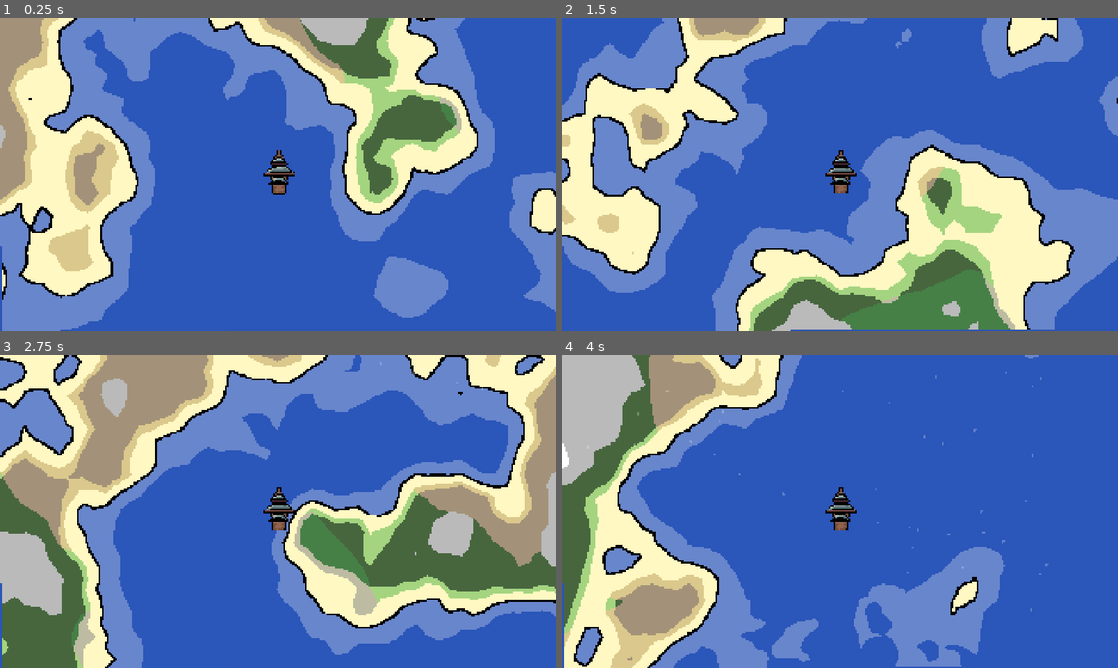
Above: before the commit, frames 1-4 (two rows, left to right).
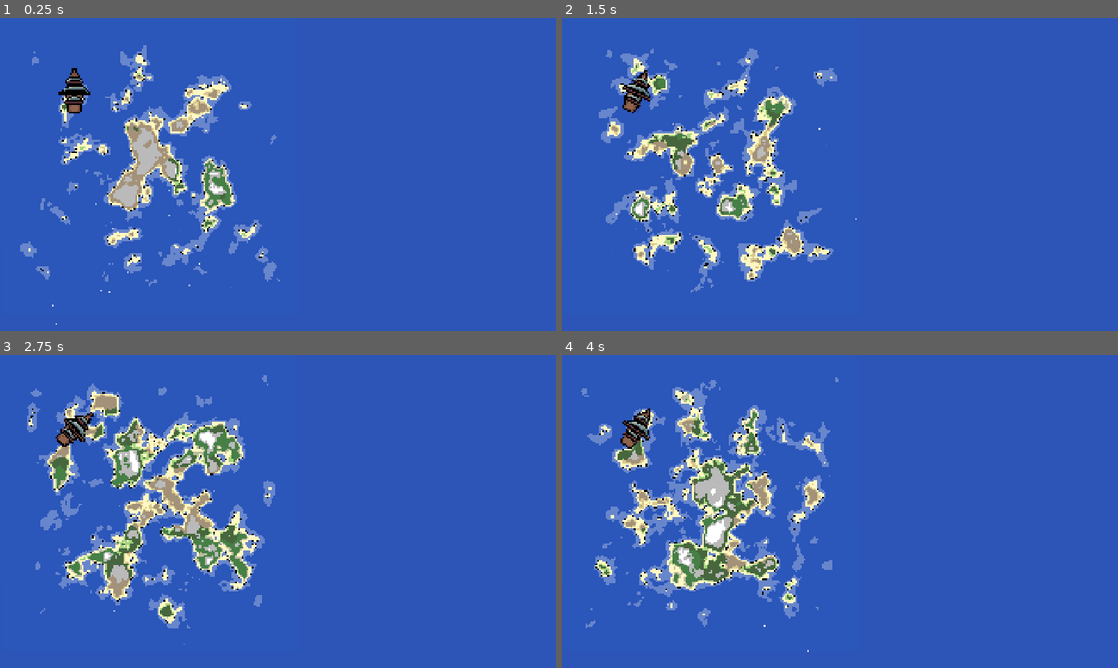
Above: after the commit, the same moments.

Repository: jhaakma/island-generator
Game: Godot game, scene res://Scenes/Main/Main.tscn
The game is run twice, just before and just after one commit, with the same random seed, the same clock (stepped at 60 frames per second) and the same inputs.
Inputs (mouse positions are in pixels of both pictures, inside the frame that each line leads up to):
- Up to frame 1 (0.25 s): no input
- Up to frame 2 (1.5 s): tap Enter (ui_accept) at 0.5, 0.77 s; move the mouse to (962, 158) at 0.52 s; hold D (turn_right) 0.53-1.25 s; tap Mouse wheel down (scroll_down) at 0.6 s; click (962, 158) at 0.67 s; drag from (728, 190) to (812, 237) at 1.27 s
- Up to frame 3 (2.75 s): tap Enter (ui_accept) at 2 s; move the mouse to (333, 442) at 2.02 s; hold D (turn_right) from 2.03 s (still down); hold Shift from 2.03 s (still down)
- Up to frame 4 (4 s): release D (turn_right) at 2.75 s; release Shift at 2.75 s; drag from (812, 574) to (673, 464) at 2.77 s; tap Enter (ui_accept) at 3.5, 3.77 s; move the mouse to (1006, 558) at 3.52 s; hold A (turn_left) from 3.53 s (still down); tap Z at 3.6 s

The runs differ from the first frame. In frame 1, 55% of the frame differs, in the area x 0-100%, y 0-100%; in frame 2, 59%; in frame 3, 71%; in frame 4, 42%.

Commit message:
Fix wind

Diff:
--- /dev/null
+++ b/Components/Wind/Wind.gdshader
@@ -0,0 +1,16 @@
+shader_type particles;
+
+uniform float distortion = 0.05;
+uniform float speed = 2.0;
+
+void fragment() {
+    // Extract screen-space position from the transform matrix
+    vec2 ppos = TRANSFORM[3].xy;
+
+    float t = TIME * speed;
+    float wave = sin(ppos.x * 0.05 + t) * distortion;
+    float swirl = cos(ppos.y * 0.03 + t * 0.7) * distortion * 0.5;
+
+    vec2 d_uv = UV + vec2(wave, swirl);
+    COLOR = texture(TEXTURE, d_uv); // fragment output
+}
--- a/Components/Wind/Wind.tscn
+++ b/Components/Wind/Wind.tscn
@@ -1,49 +1,58 @@
-[gd_scene load_steps=7 format=3 uid="uid://br0bdiafokh6e"]
+[gd_scene load_steps=8 format=3 uid="uid://br0bdiafokh6e"]
 
 [ext_resource type="Script" uid="uid://dmm2iha3xy8mb" path="res://Components/Wind/wind.gd" id="1_xpemg"]
+[ext_resource type="Texture2D" uid="uid://7bo65wgc6114" path="res://Assets/GiantLightStudios - SimpleShapes/triangle_64.png" id="2_n6rfu"]
 
 [sub_resource type="Curve" id="Curve_n6rfu"]
 _data = [Vector2(0, 0), 0.0, 0.0, 0, 0, Vector2(0.505774, 0.491652), -0.581929, -0.581929, 0, 0, Vector2(1, 1), 0.0, 0.0, 0, 0]
 point_count = 3
 
 [sub_resource type="Curve" id="Curve_xpemg"]
-_data = [Vector2(0, 0), 0.0, 0.0, 0, 0, Vector2(0.25866, 0.939097), 0.891509, 0.891509, 0, 0, Vector2(0.491917, 1), 0.0, 0.0, 0, 0, Vector2(0.741339, 0.965729), -0.566775, -0.566775, 0, 0, Vector2(1, 0), 0.0, 0.0, 0, 0]
+_data = [Vector2(0, 0), 0.0, 0.0, 0, 0, Vector2(0.25866, 0.778535), 0.891509, 0.891509, 0, 0, Vector2(0.491917, 1), 0.0, 0.0, 0, 0, Vector2(0.743649, 0.739779), -0.566775, -0.566775, 0, 0, Vector2(1, 0), 0.0, 0.0, 0, 0]
 point_count = 5
 
-[sub_resource type="Gradient" id="Gradient_n6rfu"]
-offsets = PackedFloat32Array(0)
-colors = PackedColorArray(1, 1, 1, 0.25098)
+[sub_resource type="Curve" id="Curve_0is36"]
+_data = [Vector2(0, 0), 0.0, 0.0, 0, 0, Vector2(0.354331, 0.887475), 0.0, 0.0, 0, 0, Vector2(1, 0), 0.0, 0.0, 0, 0]
+point_count = 3
 
-[sub_resource type="GradientTexture1D" id="GradientTexture1D_0is36"]
-gradient = SubResource("Gradient_n6rfu")
-width = 1
+[sub_resource type="CurveTexture" id="CurveTexture_egpio"]
+curve = SubResource("Curve_0is36")
 
 [sub_resource type="ParticleProcessMaterial" id="ParticleProcessMaterial_egpio"]
 particle_flag_disable_z = true
-emission_shape_scale = Vector3(176.765, 0, 1)
 emission_shape = 3
-emission_box_extents = Vector3(1, 1, 1)
+emission_box_extents = Vector3(400, 400, 1)
+angle_min = 1.07288e-05
+angle_max = 563.6
 direction = Vector3(0, 1, 0)
 spread = 7.678
-initial_velocity_min = 50.12
-initial_velocity_max = 116.26
+initial_velocity_min = 326.42
+initial_velocity_max = 326.42
+angular_velocity_min = -443.34
+angular_velocity_max = 429.6
 gravity = Vector3(0, 0, 0)
-scale_min = 0.2
+scale_min = 0.01
+scale_max = 0.02
+alpha_curve = SubResource("CurveTexture_egpio")
+turbulence_noise_strength = 0.0
+turbulence_noise_scale = 1.275
 
 [node name="Wind" type="Node2D"]
 script = ExtResource("1_xpemg")
 min_wind_speed = 40.0
 wind_speed_curve = SubResource("Curve_n6rfu")
-min_rotation_wait_seconds = 5.0
+max_rotation_degrees_per_second = 50.0
+max_rotation_wait_seconds = 5.0
 rotation_change_curve = SubResource("Curve_xpemg")
 
 [node name="GPUParticles2D" type="GPUParticles2D" parent="."]
-position = Vector2(1, -138)
-amount = 200
-texture = SubResource("GradientTexture1D_0is36")
-lifetime = 6.8
+texture_filter = 1
+position = Vector2(0, 2)
+amount = 1200
+texture = ExtResource("2_n6rfu")
+lifetime = 3.0
 preprocess = 5.45
-local_coords = true
+trail_lifetime = 0.1
 process_material = SubResource("ParticleProcessMaterial_egpio")
 
 [node name="Timer" type="Timer" parent="."]
--- a/Components/Wind/wind.gd
+++ b/Components/Wind/wind.gd
@@ -36,19 +36,27 @@
 
     update_wind_targets()  # Initialize the first wind rotation
 
+    set_wind_speed(target_wind_speed)
+    particles.emitting = true
+
+
 func _physics_process(delta: float) -> void:
     position = player.position
 
     # Lerp towards the target rotation, framerate independent
     rotation = lerp_angle(rotation, target_rotation, 1.0 - exp(-delta * deg_to_rad(rotation_speed)))
-
-    update_wind_speed(delta)
+    process_wind_speed(delta)
 
 
-func update_wind_speed(delta: float):
+func process_wind_speed(delta: float):
     # Lerp towards the target wind speed
-    current_wind_speed = lerp(current_wind_speed, target_wind_speed, 1.0 - exp(-delta * wind_speed_change_per_second))
+    var speed = lerp(current_wind_speed, target_wind_speed, 1.0 - exp(-delta * wind_speed_change_per_second))
+    set_wind_speed(speed)
 
+
+
+func set_wind_speed(speed: float) -> void:
+    current_wind_speed = speed
     var mat: ParticleProcessMaterial = particles.process_material
     mat.initial_velocity_min = current_wind_speed * 0.9
     mat.initial_velocity_max = current_wind_speed
--- a/Player/Player.tscn
+++ b/Player/Player.tscn
@@ -90,7 +90,9 @@
 [node name="PlayerInput" type="Node" parent="."]
 script = ExtResource("6_input")
 
-[node name="ShipMovement" parent="." type="Node" node_paths=PackedStringArray("ship", "wind", "input_provider")]
+[node name="Movement" type="Node" parent="." node_paths=PackedStringArray("ship", "input_provider")]
 script = ExtResource("5_ship")
 ship = NodePath("..")
-input_provider = NodePath("PlayerInput")
+input_provider = NodePath("../PlayerInput")
+thrust_force = 150.0
+reverse_force = 50.0
--- a/Scenes/Main/Main.tscn
+++ b/Scenes/Main/Main.tscn
@@ -21,7 +21,7 @@
 shader_parameter/pixel_size = 0.0
 
 [sub_resource type="ViewportTexture" id="ViewportTexture_dvlhv"]
-viewport_path = NodePath("Main/SubViewport")
+viewport_path = NodePath("Main/WorldRenderViewport")
 
 [sub_resource type="Resource" id="Resource_4vhfm"]
 script = ExtResource("3_4vhfm")
@@ -36,8 +36,11 @@
 shader_parameter/pixel_size = 0.3
 
 [sub_resource type="Curve" id="Curve_5ci8a"]
-_data = [Vector2(0, 0), 0.0, 0.0, 0, 0, Vector2(0.0531178, 0.50724), 2.32141, 2.32141, 0, 0, Vector2(0.251732, 0.942882), 0.916, 0.916, 0, 0, Vector2(0.512702, 1), 0.0, 0.0, 0, 0, Vector2(0.745958, 0.920035), -0.989278, -0.989278, 0, 0, Vector2(0.889145, 0.514499), -1.8549, -1.8549, 0, 0, Vector2(1, 0), 0.0, 0.0, 0, 0]
-point_count = 7
+_data = [Vector2(0, 0), 0.0, 0.0, 0, 0, Vector2(0.251685, 1), 0.0, 0.0, 0, 0, Vector2(0.750562, 1), 0.0, 0.0, 0, 0, Vector2(1, 0), 0.0, 0.0, 0, 0]
+point_count = 4
+
+[sub_resource type="ViewportTexture" id="ViewportTexture_5ci8a"]
+viewport_path = NodePath("Main/WorldRenderViewport/SubViewport")
 
 [node name="Node2D" type="Node2D"]
 
@@ -60,69 +63,94 @@
 
 [node name="Main" type="Node2D" parent="." node_paths=PackedStringArray("island_renderer", "map_node", "player")]
 script = ExtResource("1_qtv3y")
-island_renderer = NodePath("SubViewport/Island 1/GpuIslandRenderer")
+island_renderer = NodePath("WorldRenderViewport/Island 1/GpuIslandRenderer")
 island_generator = ExtResource("2_o8wgc")
-map_node = NodePath("SubViewport/Island 1/Map")
+map_node = NodePath("WorldRenderViewport/Island 1/Map")
 collision_generator = SubResource("Resource_4vhfm")
-player = NodePath("SubViewport/Player")
+player = NodePath("WorldRenderViewport/SubViewport/Player")
 
-[node name="SubViewport" type="SubViewport" parent="Main"]
+[node name="WorldRenderViewport" type="SubViewport" parent="Main"]
 transparent_bg = true
 handle_input_locally = false
 canvas_item_default_texture_filter = 0
 size = Vector2i(1920, 1080)
 render_target_update_mode = 4
 
-[node name="Island 1" type="Node2D" parent="Main/SubViewport"]
+[node name="Island 1" type="Node2D" parent="Main/WorldRenderViewport"]
 
-[node name="Map" type="Node2D" parent="Main/SubViewport/Island 1"]
+[node name="Map" type="Node2D" parent="Main/WorldRenderViewport/Island 1"]
 scale = Vector2(4, 4)
 script = ExtResource("4_dvlhv")
 
-[node name="MapSprite" type="Sprite2D" parent="Main/SubViewport/Island 1/Map"]
+[node name="MapSprite" type="Sprite2D" parent="Main/WorldRenderViewport/Island 1/Map"]
 material = SubResource("ShaderMaterial_4vhfm")
 centered = false
 
-[node name="Collision" type="StaticBody2D" parent="Main/SubViewport/Island 1/Map"]
+[node name="Collision" type="StaticBody2D" parent="Main/WorldRenderViewport/Island 1/Map"]
 visible = false
 
-[node name="PixelIslandRenderer" parent="Main/SubViewport/Island 1" node_paths=PackedStringArray("sprite") instance=ExtResource("2_cmk6n")]
+[node name="PixelIslandRenderer" parent="Main/WorldRenderViewport/Island 1" node_paths=PackedStringArray("sprite") instance=ExtResource("2_cmk6n")]
 sprite = NodePath("../Map/MapSprite")
 
-[node name="GpuIslandRenderer" parent="Main/SubViewport/Island 1" node_paths=PackedStringArray("island_sprite") instance=ExtResource("4_5s61s")]
+[node name="GpuIslandRenderer" parent="Main/WorldRenderViewport/Island 1" node_paths=PackedStringArray("island_sprite") instance=ExtResource("4_5s61s")]
 position = Vector2(-1, -4)
 island_sprite = NodePath("../Map/MapSprite")
 map_scale = 1.0
 
-[node name="TileMapIslandRenderer" parent="Main/SubViewport/Island 1" node_paths=PackedStringArray("ocean_layer", "land_layer") instance=ExtResource("19_qdkat")]
+[node name="TileMapIslandRenderer" parent="Main/WorldRenderViewport/Island 1" node_paths=PackedStringArray("ocean_layer", "land_layer") instance=ExtResource("19_qdkat")]
 position = Vector2(0, -5)
 ocean_layer = NodePath("OceanLayer")
 land_layer = NodePath("LandLayer")
 
-[node name="OceanLayer" type="TileMapLayer" parent="Main/SubViewport/Island 1/TileMapIslandRenderer"]
+[node name="OceanLayer" type="TileMapLayer" parent="Main/WorldRenderViewport/Island 1/TileMapIslandRenderer"]
 position = Vector2(-4.76837e-07, -4.76837e-07)
 tile_set = ExtResource("20_udh0u")
 
-[node name="LandLayer" type="TileMapLayer" parent="Main/SubViewport/Island 1/TileMapIslandRenderer"]
+[node name="LandLayer" type="TileMapLayer" parent="Main/WorldRenderViewport/Island 1/TileMapIslandRenderer"]
 position = Vector2(-9.09495e-13, 9.09495e-13)
 tile_set = ExtResource("6_aw1lf")
 
-[node name="Wind" parent="Main/SubViewport" node_paths=PackedStringArray("player") instance=ExtResource("15_5ci8a")]
-player = NodePath("../Player")
+[node name="Wind" parent="Main/WorldRenderViewport" node_paths=PackedStringArray("player") instance=ExtResource("15_5ci8a")]
+player = NodePath("../SubViewport/Player")
 min_wind_speed = 70.0
 min_rotation_degrees_per_second = 1.0
 max_rotation_degrees_per_second = 2.0
 
-[node name="Player" parent="Main/SubViewport" instance=ExtResource("6_w20t6")]
+[node name="SubViewport" type="SubViewport" parent="Main/WorldRenderViewport"]
+transparent_bg = true
+canvas_item_default_texture_filter = 0
 
-[node name="ShipMovement" parent="Main/SubViewport/Player" type="Node"]
-thrust_force = 150.0
-reverse_force = 30.0
-wind = NodePath("../Wind")
+[node name="Player" parent="Main/WorldRenderViewport/SubViewport" instance=ExtResource("6_w20t6")]
+
+[node name="Movement" parent="Main/WorldRenderViewport/SubViewport/Player" index="5" node_paths=PackedStringArray("wind")]
+wind = NodePath("../../../Wind")
 efficiency_curve = SubResource("Curve_5ci8a")
 
-[node name="Camera2D" type="Camera2D" parent="Main/SubViewport/Player"]
+[node name="Camera2D" type="Camera2D" parent="Main/WorldRenderViewport/SubViewport/Player"]
 zoom = Vector2(10, 10)
+
+[node name="TextureRect" type="TextureRect" parent="."]
+texture_filter = 1
+offset_right = 512.0
+offset_bottom = 512.0
+texture = SubResource("ViewportTexture_5ci8a")
+metadata/_aseprite_wizard_interface_config_ = {
+"layer_section": true,
+"pending_changes": {
+"embed_tex": true,
+"i_mode": 0,
+"keep_anim_length": false,
+"layers": [],
+"o_ex_p": "",
+"o_folder": "",
+"o_name": "",
+"only_visible": false,
+"player": "",
+"slice": "",
+"source": "",
+"source_uid": -1
+}
+}
 
 [node name="CanvasLayer" type="CanvasLayer" parent="."]
 visible = false
@@ -130,3 +158,5 @@
 [node name="DebugSprite" type="Sprite2D" parent="CanvasLayer" groups=["debug_sprite"]]
 visible = false
 centered = false
+
+[editable path="Main/WorldRenderViewport/SubViewport/Player"]
--- a/project.godot
+++ b/project.godot
@@ -23,7 +23,7 @@
 
 [application]
 
-config/name="ProcGen"
+config/name="Island Generator"
 run/main_scene="uid://csjlsvgm6cf7k"
 config/features=PackedStringArray("4.4", "Forward Plus")
 config/icon="res://icon.svg"
Binary file added: Assets/GiantLightStudios - SimpleShapes/circle_1024.png
Not shown, added: Assets/GiantLightStudios - SimpleShapes/circle_1024.png.import
Binary file added: Assets/GiantLightStudios - SimpleShapes/circle_128.png
Not shown, added: Assets/GiantLightStudios - SimpleShapes/circle_128.png.import
Binary file added: Assets/GiantLightStudios - SimpleShapes/circle_256.png
Not shown, added: Assets/GiantLightStudios - SimpleShapes/circle_256.png.import
Binary file added: Assets/GiantLightStudios - SimpleShapes/circle_512.png
Not shown, added: Assets/GiantLightStudios - SimpleShapes/circle_512.png.import
Binary file added: Assets/GiantLightStudios - SimpleShapes/circle_64.png
Not shown, added: Assets/GiantLightStudios - SimpleShapes/circle_64.png.import
Binary file added: Assets/GiantLightStudios - SimpleShapes/circle_gradient_hard_1024.png
Not shown, added: Assets/GiantLightStudios - SimpleShapes/circle_gradient_hard_1024.png.import
(and 180 more such lines)
